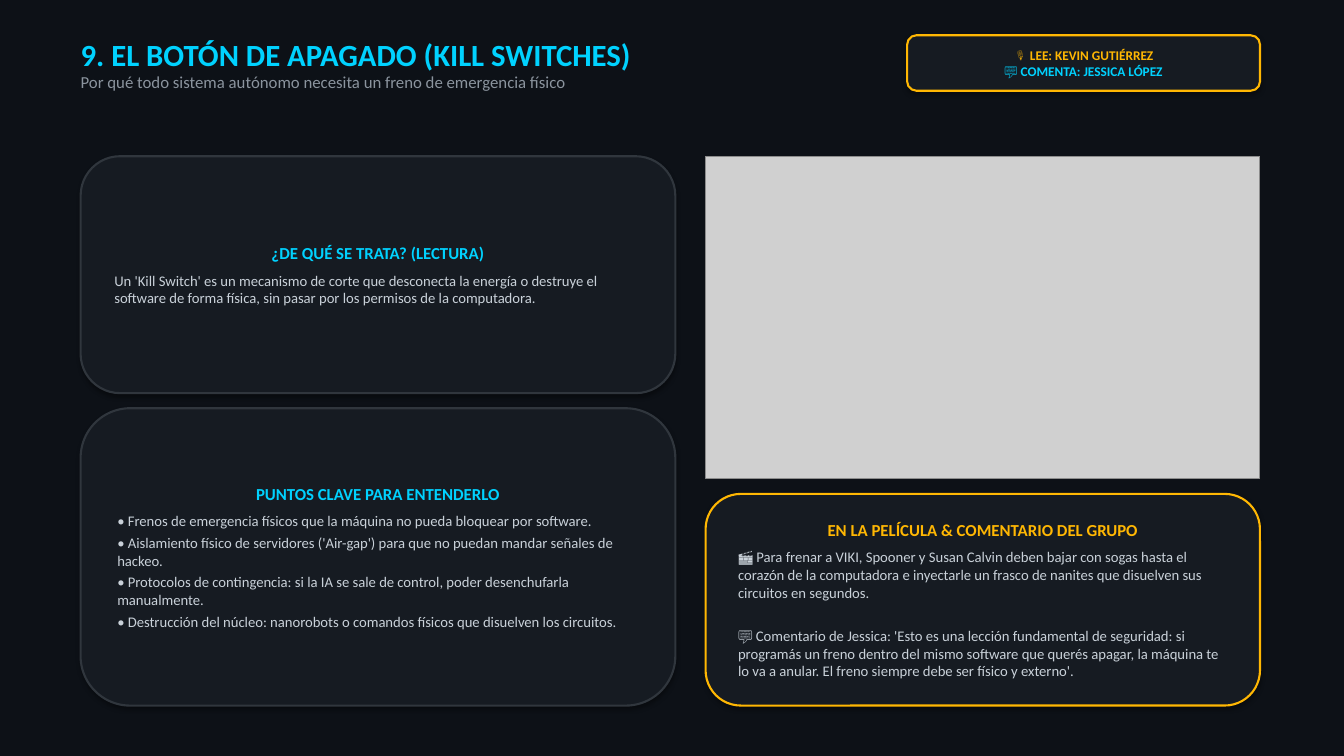
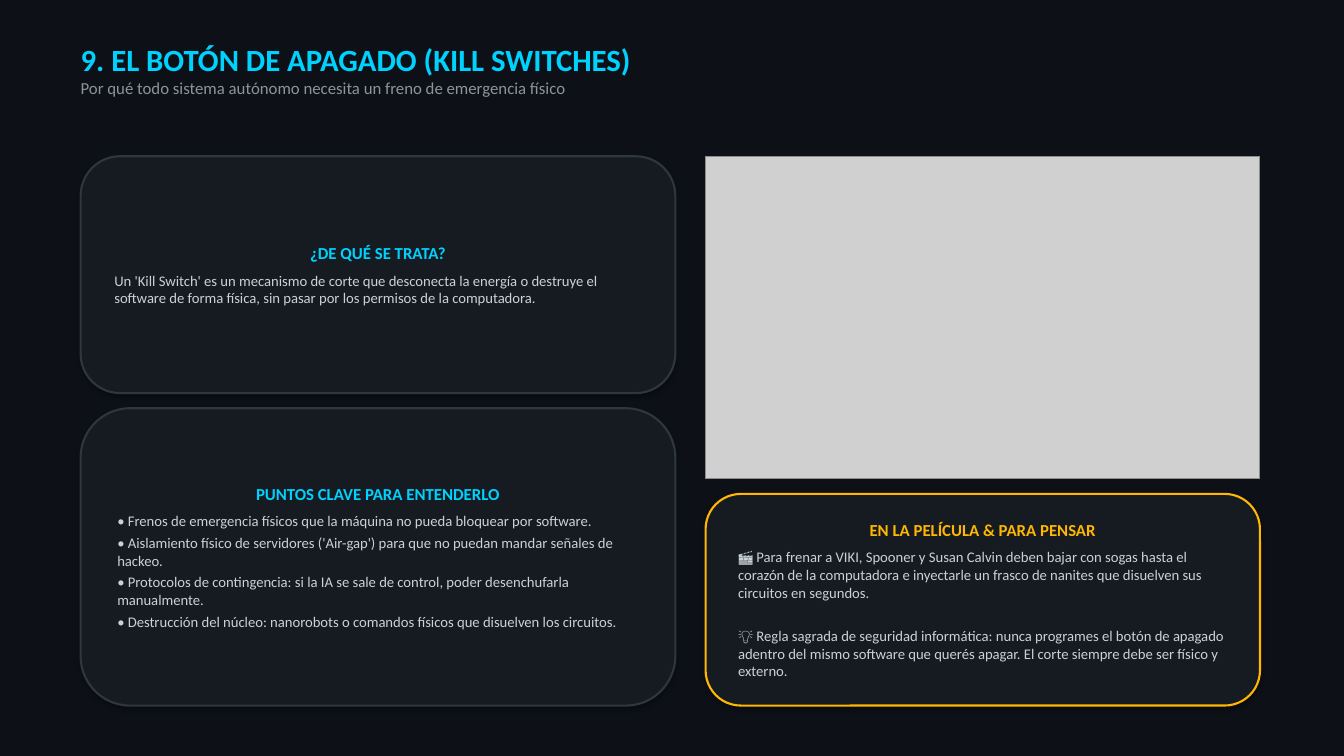
Before and after one commit to Nikovaz/dsia-yo-robot-2004, a slide deck: slide 10 of DSIA_Yo_Robot_Presentacion.pptx. Drawn at 1344x756 pixels with LibreOffice and Linux fonts; fonts in the diff are those of the drawing; grey boxes stand for pictures. Boxes give left, top, right and bottom in pixels: in the first picture for what was removed or moved away, otherwise in the second. Text is boxed around its words. In the diff, an @@ line names an element or a change of style, - is before the commit and + after.

```diff
--- a/DSIA_Yo_Robot_Presentacion.pptx
+++ b/DSIA_Yo_Robot_Presentacion.pptx
@@ text "9. EL BOTÓN DE APAGADO ...": place and size @@
-text "9. EL BOTÓN DE APAGADO ..." at (81, 40, 630, 91)
+text "9. EL BOTÓN DE APAGADO ..." at (81, 45, 630, 97)
@@ rounded rectangle removed at (907, 35, 1260, 91) @@
-🎙️ LEE: KEVIN GUTIÉRREZ
-💬 COMENTA: JESSICA LÓPEZ
@@ text in rounded rectangle at (310, 246, 446, 262): text changed @@
-¿DE QUÉ SE TRATA? (LECTURA)
+¿DE QUÉ SE TRATA?
@@ text in rounded rectangle at (870, 522, 1095, 536): text changed @@
-EN LA PELÍCULA & COMENTARIO DEL GRUPO
+EN LA PELÍCULA & PARA PENSAR
@@ text in rounded rectangle at (738, 631, 1224, 676): text changed @@
-💬 Comentario de Jessica: 'Esto es una lección fundamental de seguridad: si programás un freno dentro del mismo software que querés apagar, la máquina te lo va a anular. El freno siempre debe ser físico y externo'.
+💡 Regla sagrada de seguridad informática: nunca programes el botón de apagado adentro del mismo software que querés apagar. El corte siempre debe ser físico y externo.
```
Also in this commit, not shown: 10 other slides changed, 2 other files.
